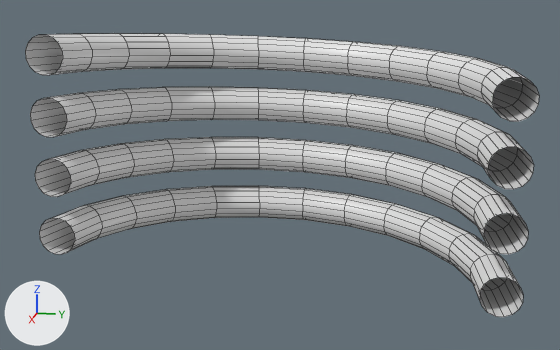
Before and after pictures for a commit that changed the FBX model Assets/Models/coil_half.fbx.
Both versions are drawn from a 50 mm camera at (0.368, 0.08, 0.277) aimed at (-0.058, -0.006, 0.171). Arrows for +X, +Y and +Z are at lower left; the lights stay in place. Mesh edges are drawn as thin lines. Where no turn or scale is listed for an object, it has been applied to the vertices.

The older version as bpy lines, for what is in view:
```python
me_cube_002 = bpy.data.meshes.new('Cube.002')
me_cube_002.from_pydata(...)  # 832 vertices, 768 faces; spans x -0.126..0.001, y -0.126..0.126, z 0.119..0.252
me_cube_002.materials.append(mat_material_048)  # white #e7e7e7
ob_coil_half = bpy.data.objects.new('coil half', me_cube_002)
ob_coil_half.location = (0.0, 0.0, 0.0)
```
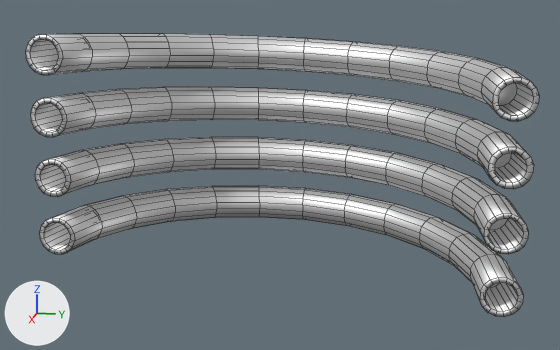
Location of each change, (x1, y1, x2, y2) in pixels of the pictures (560 x 350 px):
```json
{"part": 1, "of": "me_cube_002", "change": "added", "after": [25, 35, 539, 317]}
```

Edits to the scene script, one JSON object a line:
```json
{"op": "add", "block": "mat_material_102", "code": ["mat_material_102 = principled_material('Material.102')", "mat_material_102.base_color = (0.8, 0.8, 0.8)  # white #e7e7e7", "mat_material_102.metallic = 1.0", "mat_material_102.roughness = 0.553"]}
{"block": "me_cube_002", "where": "# used by ob_coil_half; location = (0.0, 0.0, 0.0)"}
{"op": "remove", "block": "me_cube_002", "code": "me_cube_002.from_pydata(...)  # 832 vertices, 768 faces; spans x -0.126..0.001, y -0.126..0.126, z 0.119..0.252"}
{"op": "remove", "block": "me_cube_002", "code": "me_cube_002.materials.append(mat_material_048)  # white #e7e7e7"}
{"op": "add", "block": "me_cube_002", "code": "me_cube_002.from_pydata(...)  # 1088 vertices, 1032 faces; spans x -0.126..0.001, y -0.126..0.126, z 0.119..0.252"}
{"block": "me_cube_002", "change": "me_cube_002 part 1"}
{"block": "me_cube_002", "change": "192 vertices are added at x -0.03..0.001, y -0.124..0.124, z 0.122..0.25"}
{"block": "me_cube_002", "change": "9 new vertices lie (-0.03, -0.004, 0.0) away from vertices in x 0.0, y 0.108..0.114, z 0.122..0.228"}
{"block": "me_cube_002", "change": "12 new vertices lie (-0.028, 0.005, 0.0) away from vertices in x 0.001, y -0.124..-0.109, z 0.138..0.247"}
{"block": "me_cube_002", "change": "11 new vertices lie (-0.03, -0.005, 0.0) away from vertices in x 0.0, y 0.11..0.124, z 0.123..0.23"}
{"block": "me_cube_002", "change": "10 new vertices lie (-0.028, 0.005, 0.0) away from vertices in x 0.001, y -0.124..-0.11, z 0.185..0.238"}
{"block": "me_cube_002", "change": "9 new vertices lie (-0.028, 0.004, 0.0) away from vertices in x 0.001, y -0.124..-0.11, z 0.171..0.244"}
{"block": "me_cube_002", "change": "7 new vertices lie (-0.03, -0.004, 0.0) away from vertices in x 0.0, y 0.114..0.123, z 0.123..0.218"}
{"block": "me_cube_002", "change": "6 new vertices lie (-0.028, 0.005, 0.0) away from vertices in x 0.001, y -0.118..-0.109, z 0.202..0.244"}
{"block": "me_cube_002", "change": "264 new faces join them"}
{"op": "add", "block": "me_cube_002", "code": "me_cube_002.materials.append(mat_material_102)  # white #e7e7e7"}
```
